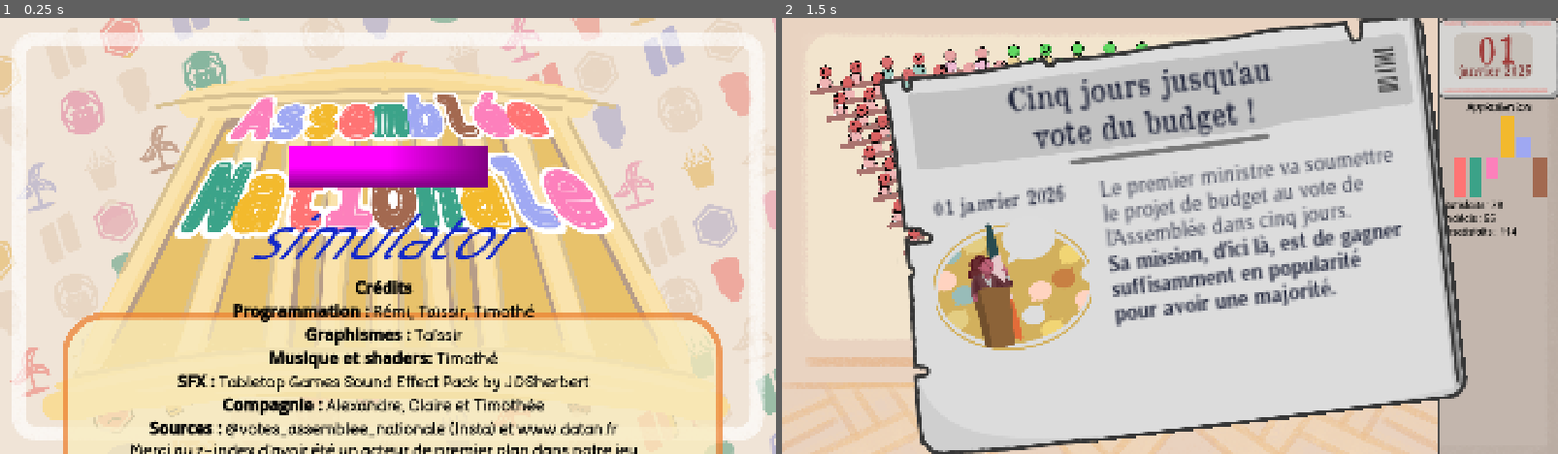
Above: before the commit, frames 1-2 (left to right).
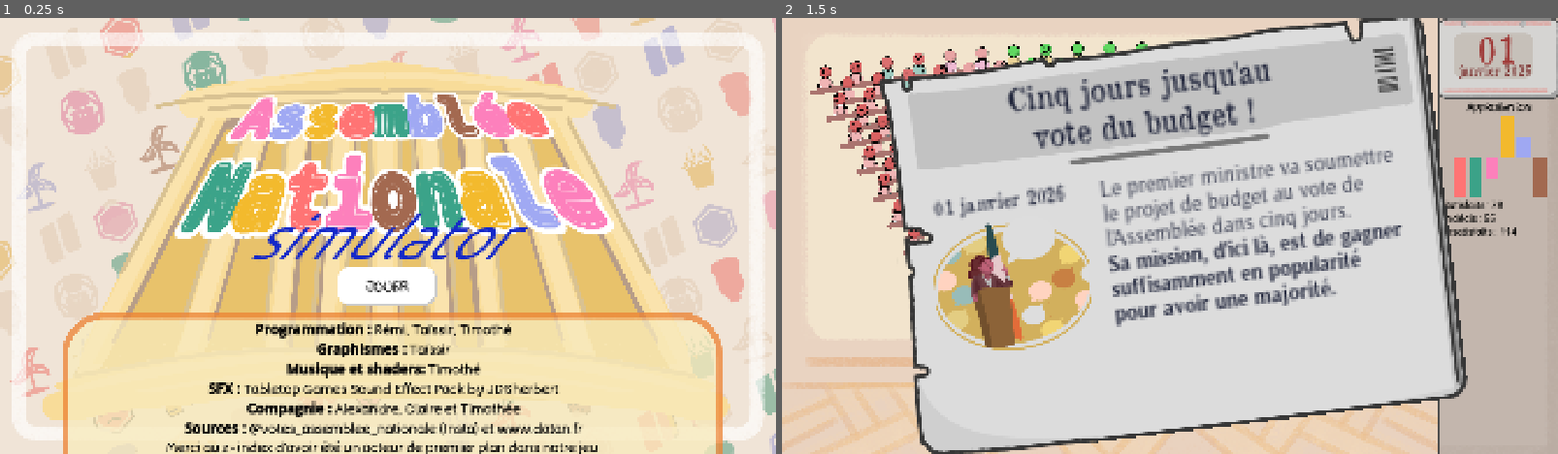
Above: after the commit, the same moments.

Repository: remimorvan/assemblee-nationale-simulator
Game: Godot game, scene res://scenes/begin_screen.tscn
Two runs of this game, one before a commit and one after it. Both use one fixed random seed, a clock stepped at 60 frames per second and the inputs below.
Inputs (mouse positions are in pixels of both pictures, inside the frame that each line leads up to; where the layout moved, square brackets give the same spot in the first picture):
- Up to frame 1 (0.25 s): no input
- Up to frame 2 (1.5 s): click (1170, 283) [1170, 166] at 0.5 s; tap Enter at 1.25 s; move the mouse to (1495, 157) at 1.27 s; click (1495, 157) at 1.42 s

The runs differ from the first frame. In frame 1, 11% of the frame differs, in the area x 16-83%, y 29-100%; in frame 2, nothing differs.

Commit message:
begin screen

Diff:
--- a/scenes/begin_screen.tscn
+++ b/scenes/begin_screen.tscn
@@ -1,10 +1,10 @@
-[gd_scene load_steps=5 format=3 uid="uid://8odn30sfqxiy"]
+[gd_scene load_steps=6 format=3 uid="uid://8odn30sfqxiy"]
 
 [ext_resource type="Script" uid="uid://cmec1vfokbkpo" path="res://scripts/begin_screen.gd" id="1_16y60"]
-[ext_resource type="FontFile" uid="uid://cewqm3af8k8sr" path="res://assets/card/BadComic-Regular.ttf" id="2_4wclw"]
-[ext_resource type="Texture2D" uid="uid://dewako0nrpi8p" path="res://assets/screens/welcome_screen.png" id="2_ijkya"]
-
-[sub_resource type="PlaceholderTexture2D" id="PlaceholderTexture2D_16y60"]
+[ext_resource type="FontFile" uid="uid://0pyo548st5e1" path="res://assets/card/BadComic-Regular.ttf" id="2_4wclw"]
+[ext_resource type="Texture2D" uid="uid://bjw50pvbcxvwy" path="res://assets/screens/welcome_screen.png" id="2_ijkya"]
+[ext_resource type="Texture2D" uid="uid://q6tlt2c2737k" path="res://assets/hemicycle/tool_tip_plot.png" id="3_qscsx"]
+[ext_resource type="FontFile" uid="uid://usk4ucaxtgwp" path="res://assets/card/Monicacomic.ttf" id="4_4b3jc"]
 
 [node name="BeginScreen" type="Control"]
 layout_mode = 3
@@ -32,13 +32,26 @@
 anchor_top = 0.5
 anchor_right = 0.5
 anchor_bottom = 0.5
-offset_top = -173.0
-offset_bottom = -172.0
+offset_left = -253.0
+offset_top = 73.0
+offset_right = 247.0
+offset_bottom = 173.0
 grow_horizontal = 2
 grow_vertical = 2
-texture_normal = SubResource("PlaceholderTexture2D_16y60")
+texture_normal = ExtResource("3_qscsx")
 ignore_texture_size = true
-stretch_mode = 0
+stretch_mode = 3
+
+[node name="Label" type="Label" parent="TextureButton"]
+layout_mode = 0
+offset_left = 198.0
+offset_top = 26.0
+offset_right = 304.0
+offset_bottom = 72.0
+theme_override_colors/font_color = Color(0.140447, 0.140447, 0.140447, 1)
+theme_override_fonts/font = ExtResource("4_4b3jc")
+theme_override_font_sizes/font_size = 40
+text = "Jouer"
 
 [node name="RichTextLabel" type="RichTextLabel" parent="."]
 layout_mode = 1
@@ -47,20 +60,20 @@
 anchor_right = 1.0
 anchor_bottom = 0.5
 offset_left = -12.0
-offset_top = 98.0
+offset_top = 158.0
 offset_right = -12.0
-offset_bottom = 532.0
+offset_bottom = 544.0
 grow_horizontal = 2
 theme_override_fonts/normal_font = ExtResource("2_4wclw")
 bbcode_enabled = true
-text = "[color=black][font_size=40][b]Crédits
+text = "[color=black][font_size=34][b]
 Programmation :[/b] Rémi, Taïssir, Timothé
 [b]Graphismes :[/b] Taïssir
 [b]Musique et shaders:[/b] Timothé
 [b]SFX :[/b] Tabletop Games Sound Effect Pack by JDSherbert
 [b]Compagnie :[/b] Alexandre, Claire et Timothée
 [b]Sources :[/b] @votes_assemblee_nationale (Insta) et www.datan.fr
-Merci au z-index d'avoir été un acteur de premier plan dans notre jeu"
+Merci au z-index d'avoir été un acteur de premier plan dans notre jeu."
 fit_content = true
 horizontal_alignment = 1
 
